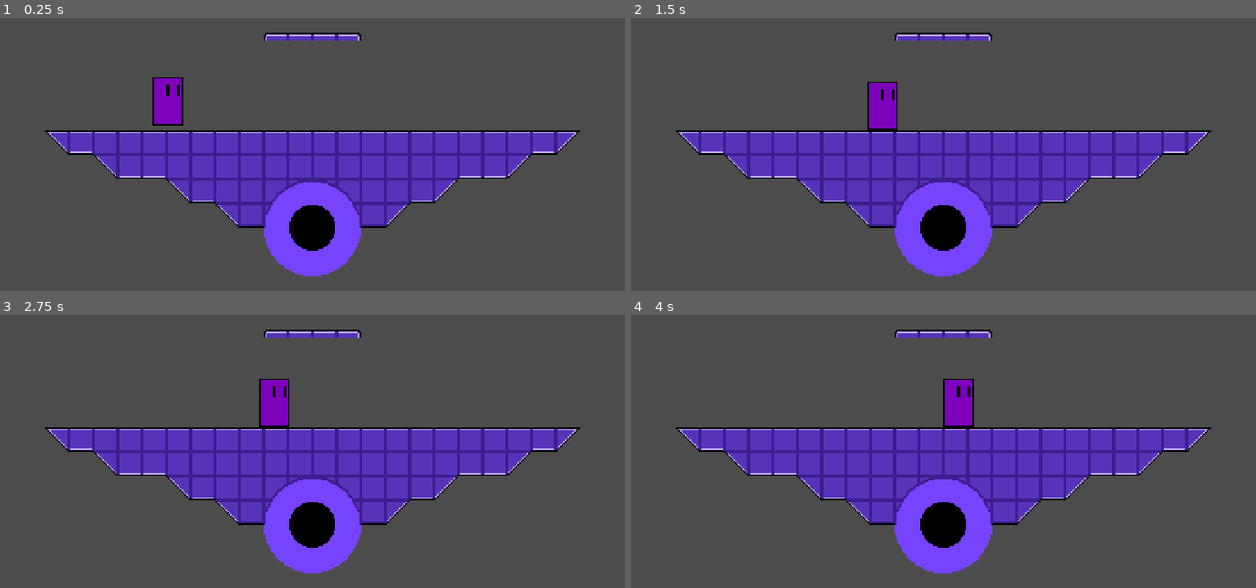
Above: before the commit, frames 1-4 (two rows, left to right).
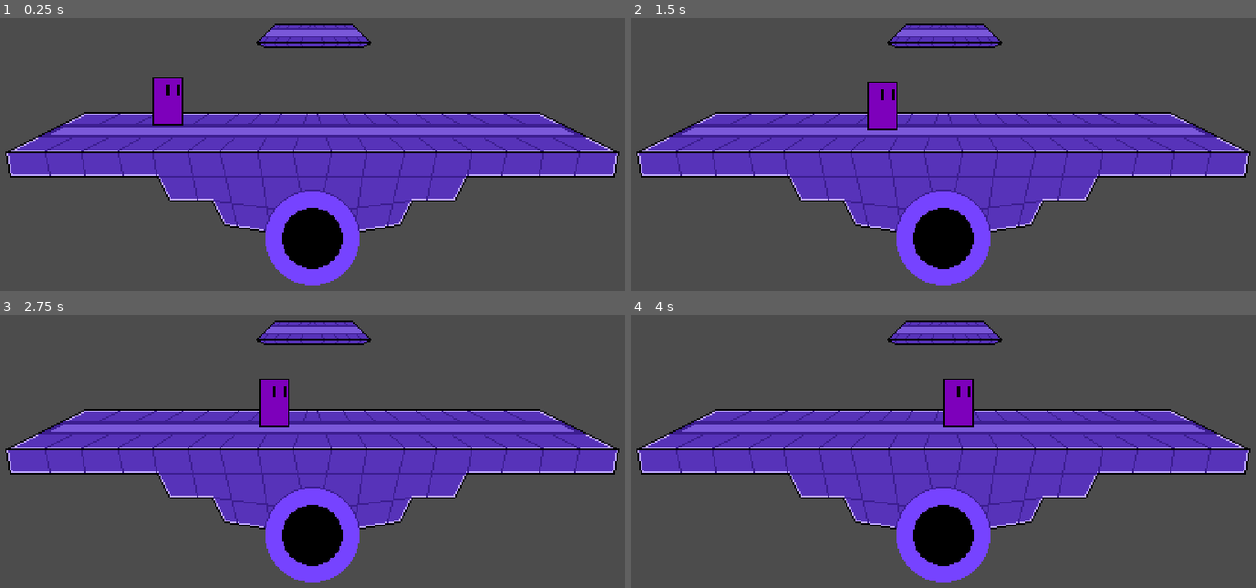
Above: after the commit, the same moments.

Repository: Logn35/SmashBox
Game: Godot game, scene res://Stages/Test Stage.tscn
The game is run twice, just before and just after one commit, with the same random seed, the same clock (stepped at 60 frames per second) and the same inputs.
Inputs:
- Up to frame 1 (0.25 s): no input
- Up to frame 2 (1.5 s): tap Enter at 0.5 s; hold D (moveRight) 0.53-1.28 s; hold A (moveLeft) from 1.28 s (still down)
- Up to frame 3 (2.75 s): release A (moveLeft) at 2.03 s; hold D (moveRight) from 2.03 s (still down)
- Up to frame 4 (4 s): release D (moveRight) at 3.53 s; hold A (moveLeft) from 3.53 s (still down)

The runs differ from the first frame. In frame 1, 20% of the frame differs, in the area x 0-100%, y 2-98%; in frame 2, 20%; in frame 3, 20%; in frame 4, 20%.

Commit message:
Edited Test Stage Sprite

Diff:
--- a/Stages/Test Stage.tscn
+++ b/Stages/Test Stage.tscn
@@ -6,16 +6,22 @@
 [ext_resource path="res://Assets/Stage Tiles/PlayerSpawner.tscn" type="PackedScene" id=4]
 [ext_resource path="res://Actors/TestCharacter.tscn" type="PackedScene" id=5]
 [ext_resource path="res://Game Engine Objects/Game Engine.tscn" type="PackedScene" id=6]
-[ext_resource path="res://Assets/Sprites/Stages/Test Stage.png" type="Texture" id=7]
+[ext_resource path="res://Assets/Sprites/Stages/Test Stage Foreground.png" type="Texture" id=7]
 [ext_resource path="res://Stages/Test Stage Background.tscn" type="PackedScene" id=8]
+[ext_resource path="res://Assets/Sprites/Stages/Test Stage Background.png" type="Texture" id=9]
 
 [node name="Test Stage" type="Node2D"]
+
+[node name="Test Stage Background" type="Sprite" parent="."]
+position = Vector2( 240, 134 )
+texture = ExtResource( 9 )
 
 [node name="Stage Background" parent="." instance=ExtResource( 8 )]
 visible = false
 position = Vector2( 239, 97 )
 
 [node name="SolidTiles" parent="." instance=ExtResource( 1 )]
+visible = false
 tile_data = PoolIntArray( 655364, 4, 0, 655365, 0, 0, 655366, 0, 0, 655367, 0, 0, 655368, 0, 0, 655369, 0, 0, 655370, 0 …(747 unchanged characters)…
 
 [node name="Platform Block" parent="." instance=ExtResource( 3 )]
@@ -64,8 +70,6 @@
 [node name="Game Engine" parent="." instance=ExtResource( 6 )]
 position = Vector2( 8, 8 )
 
-[node name="Test Stage Sprite" type="Sprite" parent="."]
-
-[node name="Test Stage" type="Sprite" parent="Test Stage Sprite"]
-position = Vector2( 239, 134 )
+[node name="Test Stage Foreground" type="Sprite" parent="."]
+position = Vector2( 240, 134 )
 texture = ExtResource( 7 )
Binary file added: Assets/Sprites/Stages/Test Stage Background.png
Not shown, added: Assets/Sprites/Stages/Test Stage Background.png.import
Binary file added: Assets/Sprites/Stages/Test Stage Foreground.png
Not shown, added: Assets/Sprites/Stages/Test Stage Foreground.png.import
Not shown: 1 places in Stages/Test Stage.tscn that only renumber resources
